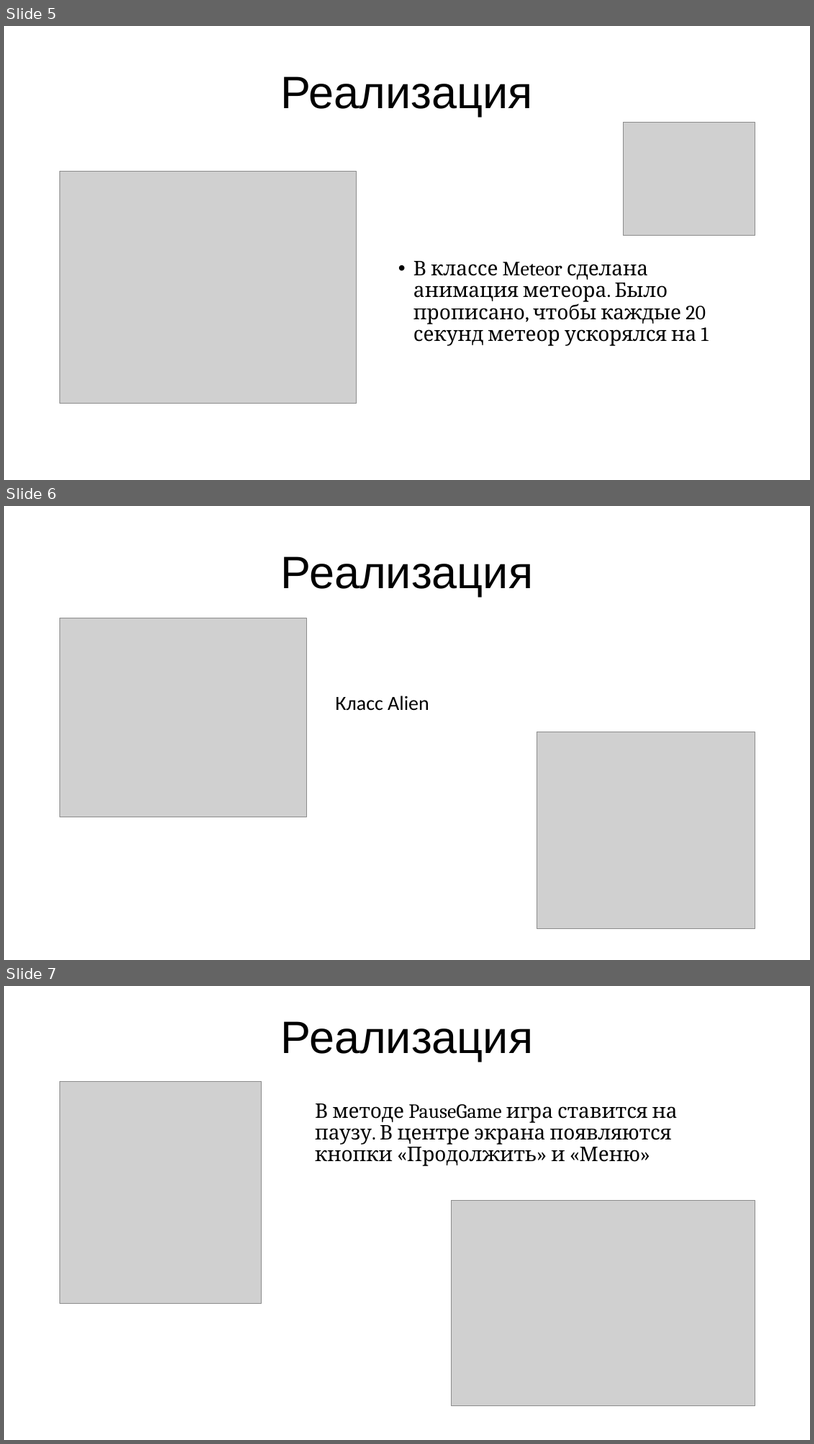
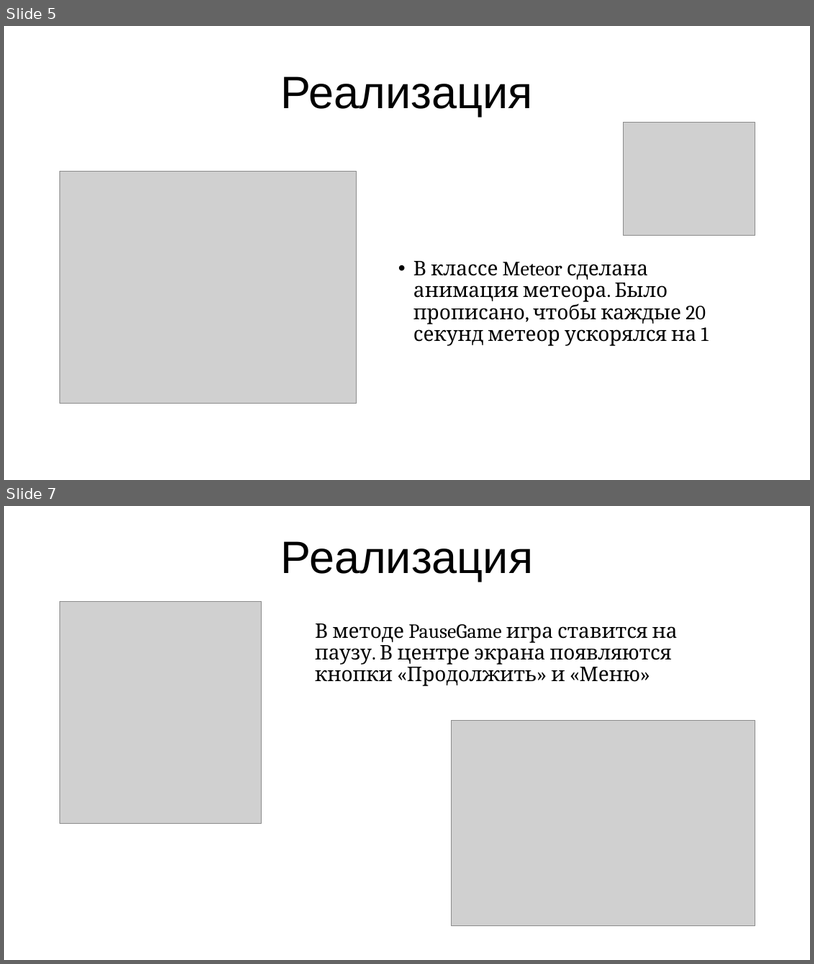
Before and after one commit to PismerovKir/YandexPygameProject, a slide deck: Проект Финал/Космострелялка.pptx. Shown one above the other, each under a label of ours: slides 5, 6 and 7 before the commit, slides 5 and 7 after it; the slides between them are not shown. The pictures are 814x1444 and 814x964 pixels, drawn with LibreOffice and Linux fonts; fonts in the diff are those of the drawing; grey boxes stand for pictures. Boxes give left, top, right and bottom in pixels: in the first picture for what was removed or moved away, otherwise in the second. Text is boxed around its words. In the diff, an @@ line names an element or a change of style, - is before the commit and + after.

```diff
--- a/Проект Финал/Космострелялка.pptx
+++ b/Проект Финал/Космострелялка.pptx
@@ slide 6 removed at (4,506,810,960), background #FFFFFF @@
@@ title removed at (281,556,533,597) @@
-Реализация
@@ picture removed at (59,618,306,817) @@
@@ text removed at (335,695,430,710) @@
-Класс Alien
@@ picture removed at (537,731,756,928) @@
```
Also in this commit, not shown: 5 slides added, 4 other slides removed, 3 other files.
